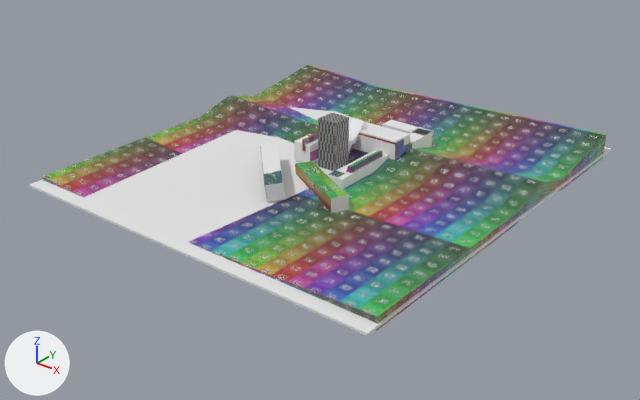
Renders of the Blender file tests/Resources/room.blend from each side of a commit.
Both versions are drawn from a 50 mm lens placed at (46.6, -60.2, 33.4), pointed at (0.1, -2.1, -2.6). Lighting does not change. The marker at lower left points along +X, +Y and +Z. The first picture is the older version.
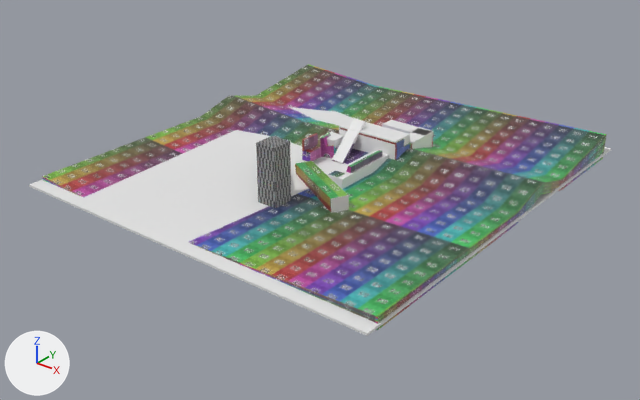
Changed parts and their boxes (x1, y1, x2, y2) in the pictures (640 x 400 px):
'Cube.012', moved
    before: (318, 113, 349, 171)
    after: (256, 136, 291, 208)
'Cube.004', deleted
    before: (294, 136, 318, 162)

Edits to the bpy script that builds the scene:
```text
Remove ob_cube_004:
    ob_cube_004 = bpy.data.objects.new('Cube.004', me_cube_003)
    ob_cube_004.location = (-2.72, -0.36, 1.14)
    ob_cube_004.scale = (0.926, 0.926, 0.926)
Change ob_cube_012:
    ob_cube_012.location: (0.0, 0.0, 0.0) -> (0.75, -9.13, 0.72)
```
